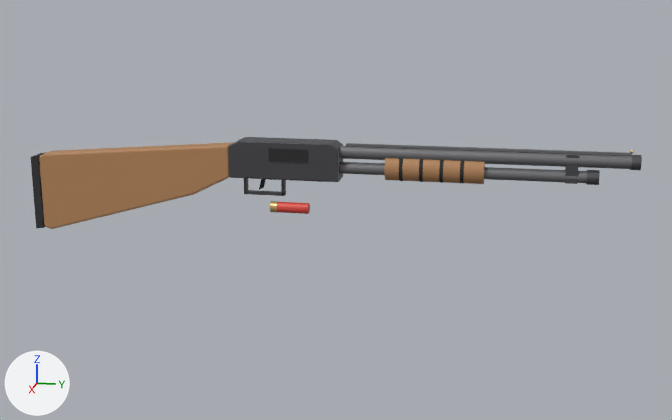
The glTF model public/models/shotgun.glb: old version first, new version second.
Rendered twice from a 50 mm lens placed at (1.588, 0.509, 0.342), pointed at (-0.059, 0.179, -0.07). Arrows for +X, +Y and +Z are at lower left; the lights stay in place. The older version comes first.

The first picture shows 'Shotgun_Body', 'Shotgun_Pump' and 1 more.
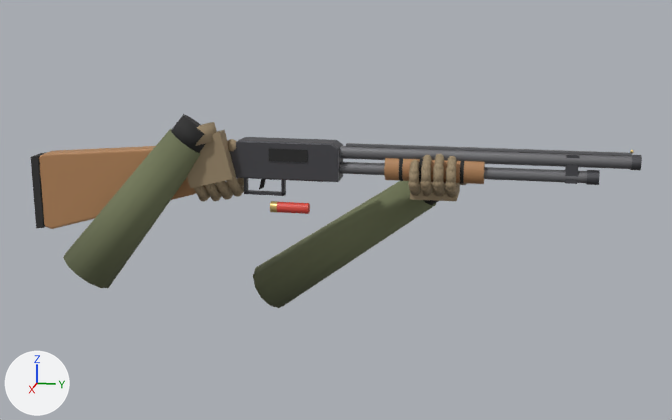
Location of each change, (x1, y1, x2, y2) in pixels of the pictures (672 x 420 px):
```json
{"object": "Shotgun_HandRight", "change": "added", "after": [63, 114, 244, 288], "faces in mat_sleeve (dark green #737959)": [63, 129, 200, 288], "faces in mat_glove (brown #9b896c)": [187, 122, 244, 201], "faces in mat_dark (black #272727)": [171, 114, 206, 153]}
{"object": "Shotgun_HandLeft", "change": "added", "after": [253, 154, 467, 308], "faces in mat_sleeve (dark green #737959)": [253, 181, 436, 308], "faces in mat_glove (brown #9b896c)": [408, 154, 467, 201]}
```

The change, as JSON lines over the scene's bpy script:
```json
{"op": "add", "block": "mat_sleeve", "code": ["mat_sleeve = principled_material('Sleeve')", "mat_sleeve.base_color = (0.17, 0.19, 0.1)  # dark green #737959", "mat_sleeve.roughness = 0.95"]}
{"op": "add", "block": "mat_glove", "code": ["mat_glove = principled_material('Glove')", "mat_glove.base_color = (0.33, 0.25, 0.15)  # brown #9b896c", "mat_glove.roughness = 0.8"]}
{"op": "add", "block": "me_shotgun_handright", "code": ["me_shotgun_handright = bpy.data.meshes.new('Shotgun_HandRight')", "me_shotgun_handright.from_pydata(...)  # 1032 vertices, 1936 faces; spans x -0.037..0.143, y -0.289..0.032, z -0.197..0.114", "# faces by material slot: [1848, 44, 44]", "me_shotgun_handright.materials.append(mat_glove)  # brown #9b896c", "me_shotgun_handright.materials.append(mat_dark)  # black #272727", "me_shotgun_handright.materials.append(mat_sleeve)  # dark green #737959"]}
{"op": "add", "block": "me_shotgun_handleft", "code": ["me_shotgun_handleft = bpy.data.meshes.new('Shotgun_HandLeft')", "me_shotgun_handleft.from_pydata(...)  # 1022 vertices, 1936 faces; spans x -0.239..0.052, y -0.015..0.43, z -0.311..0.058", "# faces by material slot: [1848, 44, 44]", "me_shotgun_handleft.materials.append(mat_glove)  # brown #9b896c", "me_shotgun_handleft.materials.append(mat_dark)  # black #272727", "me_shotgun_handleft.materials.append(mat_sleeve)  # dark green #737959"]}
{"op": "add", "block": "ob_shotgun_handright", "code": ["ob_shotgun_handright = bpy.data.objects.new('Shotgun_HandRight', me_shotgun_handright)", "ob_shotgun_handright.location = (0.0, 0.0, 0.0)"]}
{"op": "add", "block": "ob_shotgun_handleft", "code": ["ob_shotgun_handleft = bpy.data.objects.new('Shotgun_HandLeft', me_shotgun_handleft)", "ob_shotgun_handleft.location = (0.0, 0.0, 0.0)"]}
```
